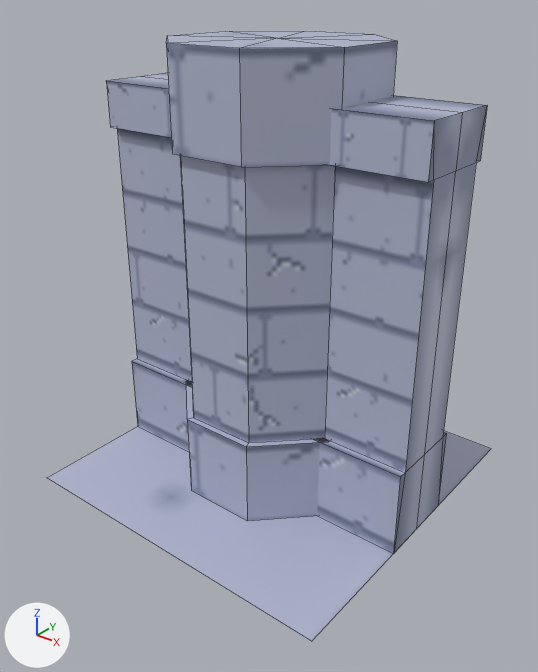
Two versions of the FBX model UPX/Assets/src/Models/Pillar_Wall_Straight.fbx, one commit apart.
Before and after are seen from a 50 mm camera at (2.4, -3.07, 2.78) aimed at (0.06, -0.14, 0.96). Every picture has the same lights, and +X, +Y and +Z are marked at lower left. Mesh edges are drawn as thin lines. Where no turn or scale is listed for an object, it has been applied to the vertices.

Before the edit, the objects in view are built like this:
```python
mat_wall = principled_material('Wall')
mat_wall.texture = img_wall_1_png
me_cube_002 = bpy.data.meshes.new('Cube.002')
me_cube_002.from_pydata(...)  # 85 vertices, 71 faces; spans x -1.0..1.0, y -1.0..1.0, z 0.0..2.5
me_cube_002.materials.append(mat_wall)  # picture img_wall_1_png
ob_pillar_wall_straight = bpy.data.objects.new('Pillar_Wall_Straight', me_cube_002)
ob_pillar_wall_straight.location = (0.0, 0.0, 0.0)
```
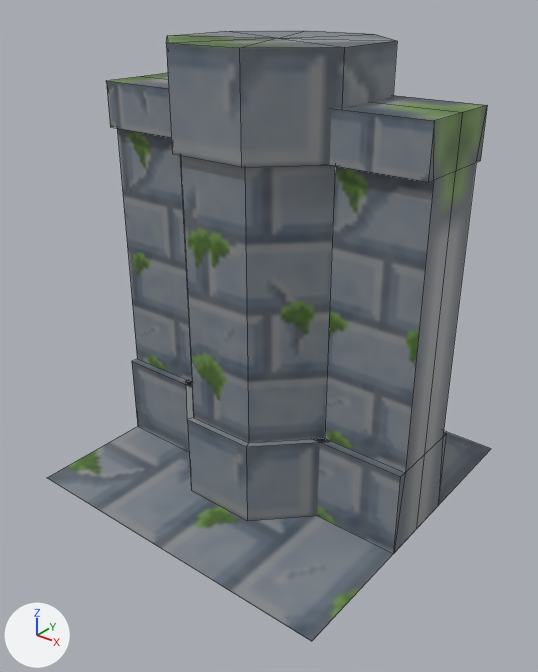
Changed parts and their boxes (x1, y1, x2, y2) in the pictures (538 x 672 px):
```json
{"object": "Pillar_Wall_Straight", "change": "surface changed", "before": [47, 30, 491, 642], "after": [47, 30, 491, 642]}
{"part": 1, "of": "me_cube_002", "change": "surface changed", "before": [47, 426, 491, 642], "after": [47, 426, 491, 642]}
```

Scene script edits in JSON lines:
```json
{"op": "add", "block": "img_brick_tile_png", "code": ["img_brick_tile_png = load_image('Brick Tile.png', '../Materials/Sprites/Brick Tile.png', 64, 64, 'sRGB')"]}
{"op": "set", "path": "mat_wall.texture", "old": "img_wall_1_png", "new": "img_brick_tile_png"}
{"block": "me_cube_002", "where": "me_cube_002.from_pydata(...)  # 85 vertices, 71 faces; spans x -1.0..1.0, y -1.0..1.0, z 0.0..2.5"}
{"block": "me_cube_002", "where": "# used by ob_pillar_wall_straight; location = (0.0, 0.0, 0.0)"}
{"block": "me_cube_002", "change": "me_cube_002 part 1: texture (UV) coordinates of 1 of 71 faces, centred in x 0.0, y 0.0, z 0.0, changed; they spanned u 0.44..0.64, v 0.54..0.74 and now span u 0.0..1.0, v 0.0..1.0"}
```
